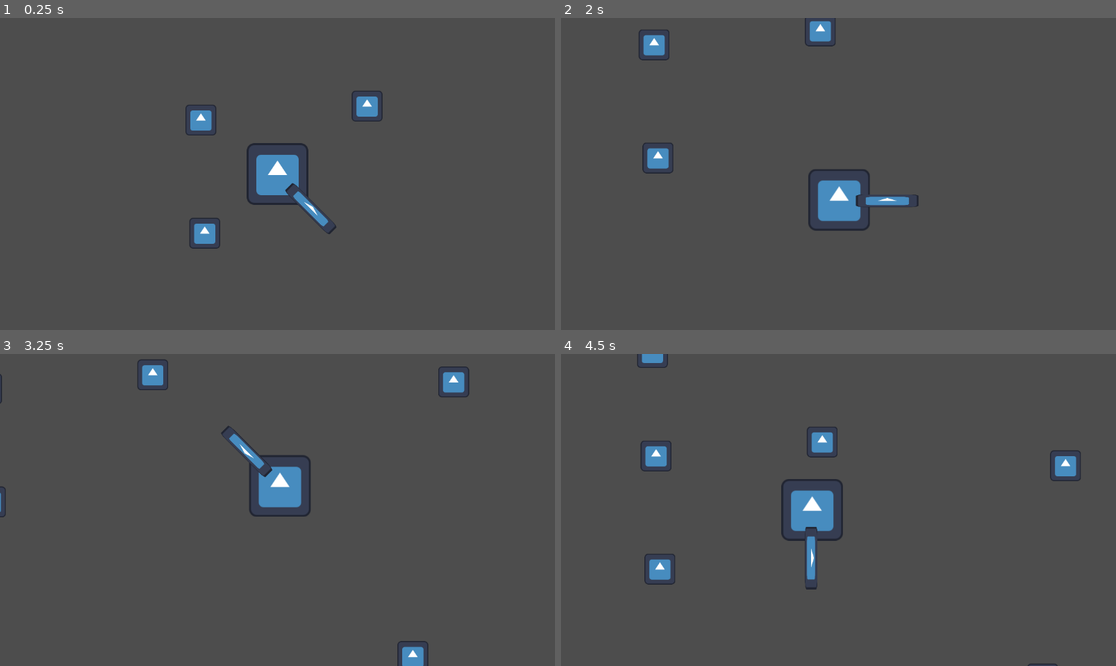
Above: before the commit, frames 1-4 (two rows, left to right).
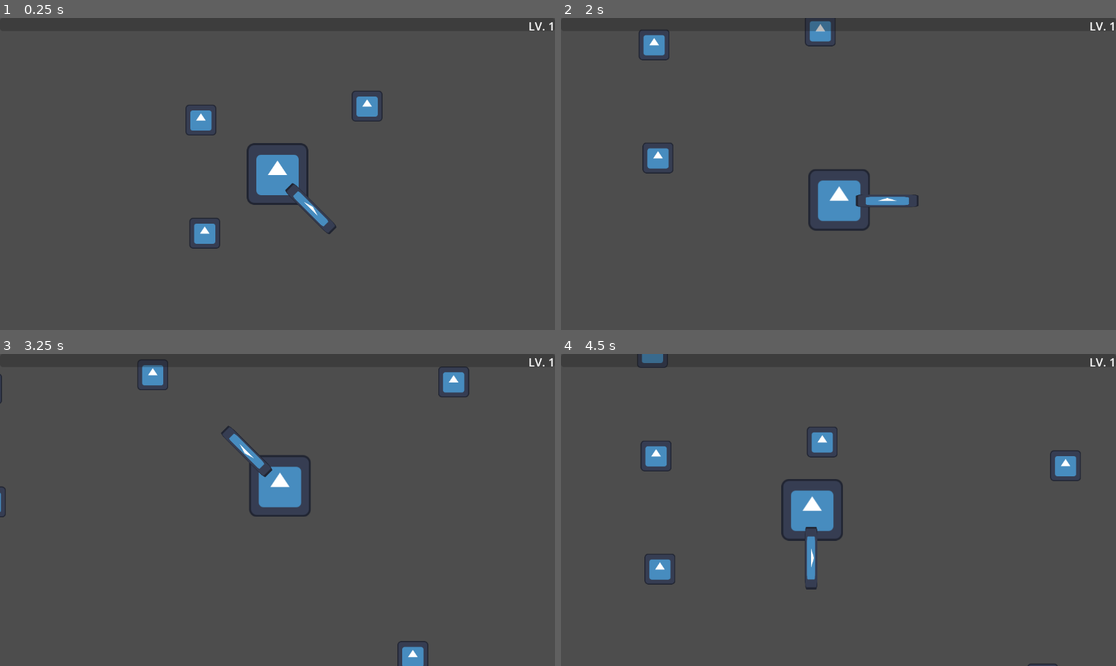
Above: after the commit, the same moments.

Repository: Lullaby97/gdscriptGame
Game: Godot game, scene res://src/entities/main.tscn
Same seed, same stepped clock (60 frames per second), same inputs: the game is played once before the commit and once after it. The engine's default icon, where the game draws it, is replaced by a stand-in: a white triangle on a blue panel in a dark square.
Inputs:
- Up to frame 1 (0.25 s): no input
- Up to frame 2 (2 s): hold D (move_right) 0.53-1.28 s; hold S (move_down) from 1.28 s (still down)
- Up to frame 3 (3.25 s): release S (move_down) at 2.03 s; hold D (move_right) 2.03-2.78 s; hold W (move_up) from 2.78 s (still down)
- Up to frame 4 (4.5 s): release W (move_up) at 3.53 s; hold A (move_left) from 3.53 s (still down)

The runs differ from the first frame. In frame 1, less than 0.1% of the frame differs, in the area x 95-100%, y 1-5%; in frame 2, 0.2%, in the area x 44-100%, y 0-5%; in frame 3, less than 0.1%; in frame 4, 0.2%.

Commit message:
feat: implement level up math and HUD experience bar UI

Diff:
--- a/src/entities/player/player.gd
+++ b/src/entities/player/player.gd
@@ -1,7 +1,14 @@
 class_name Player
 extends CharacterBody2D
 
+signal exp_changed(current_exp: float, max_exp: float)
+signal leveled_up(new_level: int)
+
 @export var move_speed: float = 300.0
+
+var current_level: int = 1
+var current_exp: float = 0.0
+var exp_cap: float = 100.0
 
 @onready var pickup_area: Area2D = $PickupArea
 
@@ -20,7 +27,15 @@
 
 
 func add_exp(amount: float) -> void:
-	print("Player gained EXP: ", amount)
+	current_exp += amount
+
+	while current_exp >= exp_cap:
+		current_exp -= exp_cap
+		current_level += 1
+		exp_cap *= 1.2
+		leveled_up.emit(current_level)
+
+	exp_changed.emit(current_exp, exp_cap)
 
 
 func _on_pickup_area_entered(area: Area2D) -> void:
--- a/src/entities/player/player.tscn
+++ b/src/entities/player/player.tscn
@@ -1,7 +1,8 @@
-[gd_scene format=3 uid="uid://d02ip58abqrmg"]
+[gd_scene load_steps=9 format=3 uid="uid://d02ip58abqrmg"]
 
 [ext_resource type="Texture2D" uid="uid://bqr4rtq3036fv" path="res://icon.svg" id="1_4m8ck"]
 [ext_resource type="Script" uid="uid://h5m7cne67b7i" path="res://src/entities/player/player.gd" id="1_wrxq6"]
+[ext_resource type="Script" path="res://src/ui/hud.gd" id="1_hud"]
 [ext_resource type="Script" uid="uid://cj8c45anugwsp" path="res://src/components/hitbox_component.gd" id="2_vt6n5"]
 [ext_resource type="Script" uid="uid://in212l6wtnhv" path="res://src/entities/player/weapon_pivot.gd" id="3_ketdh"]
 [ext_resource type="Script" uid="uid://2mjl4mbdj8lp" path="res://src/components/game_camera.gd" id="5_ketdh"]
@@ -33,6 +34,7 @@
 collision_layer = 8
 collision_mask = 0
 script = ExtResource("2_vt6n5")
+damage = 25.0
 metadata/_custom_type_script = "uid://cj8c45anugwsp"
 
 [node name="Sprite2D" type="Sprite2D" parent="WeaponPivot/FlyingSword" unique_id=819706089]
@@ -54,3 +56,23 @@
 
 [node name="CollisionShape2D" type="CollisionShape2D" parent="PickupArea" unique_id=1544051759]
 shape = SubResource("CircleShape2D_ketdh")
+
+[node name="HUD" type="CanvasLayer" parent="." unique_id=2098934330]
+script = ExtResource("1_hud")
+
+[node name="ExpBar" type="ProgressBar" parent="HUD" unique_id=1748510039]
+anchors_preset = 10
+anchor_right = 1.0
+offset_bottom = 27.0
+grow_horizontal = 2
+show_percentage = false
+
+[node name="LevelLabel" type="Label" parent="HUD" unique_id=1527480198]
+anchors_preset = 1
+anchor_left = 1.0
+anchor_right = 1.0
+offset_left = -40.0
+offset_bottom = 23.0
+grow_horizontal = 0
+theme_override_font_sizes/font_size = 24
+text = "LV. 1"
--- /dev/null
+++ b/src/ui/hud.gd
@@ -0,0 +1,29 @@
+class_name HUD
+extends CanvasLayer
+
+@onready var exp_bar: ProgressBar = $ExpBar
+@onready var level_label: Label = $LevelLabel
+@onready var player: Player = owner as Player
+
+
+func _ready() -> void:
+	if not is_instance_valid(player):
+		push_error("HUD: owner is not a valid Player. Ensure HUD is a child of Player in player.tscn.")
+		return
+
+	player.exp_changed.connect(_on_player_exp_changed)
+	player.leveled_up.connect(_on_player_leveled_up)
+
+	exp_bar.value = 0.0
+	exp_bar.max_value = player.exp_cap
+	level_label.text = "LV. 1"
+
+
+func _on_player_exp_changed(current: float, max_val: float) -> void:
+	exp_bar.value = current
+	exp_bar.max_value = max_val
+
+
+func _on_player_leveled_up(new_level: int) -> void:
+	level_label.text = "LV. " + str(new_level)
+	print("LEVEL UP! Now Level: ", new_level)
Not shown: 1 places in src/entities/loot/experience_gem.tscn that only renumber resources
Not shown, added: src/ui/hud.gd.uid
